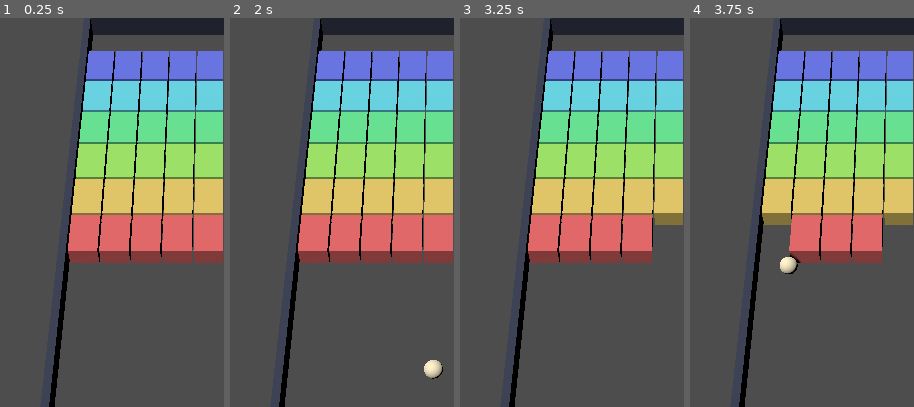
Above: before the commit, frames 1-4 (left to right).
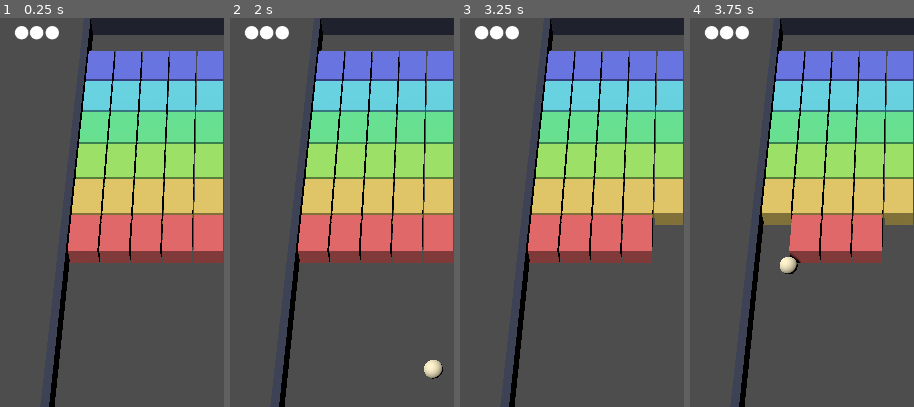
Above: after the commit, the same moments.

Repository: kjw5541a-hash/3DBlockBreaker
Game: Godot game, scene res://scenes/game.tscn
Same seed, same stepped clock (60 frames per second), same inputs: the game is played once before the commit and once after it.
Inputs (mouse positions are % of the whole screen's width and height, from its top left):
- Up to frame 1 (0.25 s): no input
- Up to frame 2 (2 s): tap Enter at 0.5 s; move the mouse to (72, 45) at 0.52 s; click (72, 45) at 0.67 s; drag from (30, 55) to (45, 70) at 1.27 s
- Up to frame 3 (3.25 s): move the mouse to (60, 27) at 2.02 s; click (60, 27) at 2.17 s; drag from (45, 70) to (20, 34) at 2.77 s
- Up to frame 4 (3.75 s): move the mouse to (80, 65) at 3.52 s; click (80, 65) at 3.67 s
The pictures show only the part of the screen within x 0-50%, y 4-54%; the shares and areas given below are measured in that part.

The runs differ from the first frame. In frame 1, 0.5% of the frame differs, in the area x 6-27%, y 2-6%; in frame 2, 0.5%; in frame 3, 0.5%; in frame 4, 0.5%.

Commit message:
feat: HUD 에 교착 예산을 점 세 개로 보여준다
블럭을 못 깨고 패들에만 세 번 튕기면 목숨을 잃는데, 그 카운터가 화면에
없었다. 블럭 3종이 들어오면서 이게 억울해진다 — 단단 블럭을 두 번 치고
불괴 블럭을 한 번 스치면 아무 경고 없이 목숨이 날아가고, 규칙 때문인지
사고인지 구별할 단서가 화면에 없다.

규칙은 그대로 두고 보이게만 한다. 카운터에 부분 리셋 같은 걸 넣으면
브랜치 brick-types 가 막은 무한 반환면 구멍이 약한 형태로 되살아난다.

갱신은 값이 바뀐 프레임에만 문자열을 만든다. 120Hz 루프에서 매 프레임
문자열을 만들 이유가 없고, 이벤트로 거는 것보다 int 비교 하나가 짧다.

stall_text 는 예산을 넘긴 값도 받는다. 목숨을 잃는 순간의 카운터는
STALL_PADDLE_HITS 를 넘어설 수 있는데, clamp 가 없으면 음수 repeat 로
죽는다.

변이 테스트: step_once 에서 _sync_stall 을 빼면 "카운터가 올랐는데
라벨이 그대로다: ●●●", stall_text 를 항상 꽉 찬 점으로 만들면 "한 번
튕겼는데 점이 안 꺼졌다: ●●●" 로 실패한다.

Co-Authored-By: Claude Opus 5 (1M context) <noreply@anthropic.com>

Diff:
--- a/scenes/game.tscn
+++ b/scenes/game.tscn
@@ -29,6 +29,14 @@
 offset_bottom = 64.0
 text = "목숨 3"
 
+[node name="Stall" type="Label" parent="HUD"]
+offset_left = 24.0
+offset_top = 68.0
+offset_right = 320.0
+offset_bottom = 112.0
+theme_override_font_sizes/font_size = 28
+text = "●●●"
+
 [node name="Version" type="Label" parent="HUD"]
 offset_left = 24.0
 offset_top = 1228.0
--- a/scripts/game.gd
+++ b/scripts/game.gd
@@ -4,11 +4,15 @@
 @onready var camera: Camera3D = $Camera3D
 @onready var lives_label: Label = $HUD/Lives
 @onready var version_label: Label = $HUD/Version
+@onready var stall_label: Label = $HUD/Stall
 
 var field: PlayField
 # 손가락이 닿기 전에는 패들을 제자리에 둔다.
 var _target: Vector2
 var _trail: BallTrail
+# 마지막으로 화면에 찍은 교착 카운터. 값이 그대로면 문자열을 새로 안 만든다 —
+# 120Hz 로 도는 루프에서 매 프레임 문자열을 만들 이유가 없다.
+var _shown_stall: int = -1
 
 func _ready() -> void:
 	field = PlayField.new()
@@ -18,6 +22,7 @@
 	# 어느 브랜치의 어느 커밋인지 눈으로 구별하려는 것이다.
 	version_label.text = str(ProjectSettings.get_setting("application/config/version"))
 	_update_hud()
+	_sync_stall()
 	_trail = BallTrail.new()
 	board.add_child(_trail)
 
@@ -28,6 +33,7 @@
 func step_once(delta: float) -> void:
 	var r := field.step(_target, delta)
 	board.sync(field)
+	_sync_stall()
 	if bool(r["lost"]):
 		_trail.reset()
 		# 마지막 목숨을 잃으면 처음부터 다시 — 1단계에는 게임오버 화면이 없다.
@@ -70,3 +76,18 @@
 
 func _update_hud() -> void:
 	lives_label.text = "목숨 %d" % field.lives
+
+# 남은 점이 곧 남은 예산이다. 이 카운터는 안 보이면 억울하다 — 단단 블럭을 두 번
+# 치고 불괴 블럭을 한 번 스치면 경고 없이 목숨이 날아가는데, 그게 규칙 때문인지
+# 사고인지 화면에 아무 단서가 없다.
+static func stall_text(hits: int) -> String:
+	var used := clampi(hits, 0, Tuning.STALL_PADDLE_HITS)
+	var left := Tuning.STALL_PADDLE_HITS - used
+	return "●".repeat(left) + "○".repeat(used)
+
+# 값이 바뀐 프레임에만 문자열을 만든다. 나머지 프레임은 int 비교 하나로 끝난다.
+func _sync_stall() -> void:
+	if field.paddle_hits_since_brick == _shown_stall:
+		return
+	_shown_stall = field.paddle_hits_since_brick
+	stall_label.text = stall_text(_shown_stall)
--- a/tests/test_game_smoke.gd
+++ b/tests/test_game_smoke.gd
@@ -11,6 +11,8 @@
 	_test_scene_loads_and_runs()
 	_test_life_loss_clears_trail()
 	_test_last_life_restarts()
+	_test_stall_dots_show_remaining_budget()
+	_test_stall_dots_follow_the_counter()
 	await _test_screen_point_maps_to_board()
 	await _test_board_fits_in_camera()
 	print("test_game_smoke: OK")
@@ -156,3 +158,54 @@
 			assert(ah < half_h, "판 귀퉁이 (%f, %f) 가 좌우로 화면 밖이다: %f도 > %f도"
 				% [u, v, rad_to_deg(ah), rad_to_deg(half_h)])
 	g.free()
+
+# 남은 점이 곧 남은 예산이다. 규칙 자체는 안 건드리고 보이게만 한다 —
+# 안 보이면 단단 블럭을 두 번 치고 불괴를 한 번 스쳤을 때 왜 죽었는지
+# 알 방법이 없다.
+func _test_stall_dots_show_remaining_budget() -> void:
+	var packed := load("res://scenes/game.tscn") as PackedScene
+	var g := packed.instantiate()
+	root.add_child(g)
+	g._ready()
+	assert(g.stall_text(0).length() == Tuning.STALL_PADDLE_HITS,
+		"점 개수가 예산과 다르다: %s" % g.stall_text(0))
+	assert(g.stall_text(0).count("●") == Tuning.STALL_PADDLE_HITS,
+		"안 튕겼는데 점이 꺼져 있다: %s" % g.stall_text(0))
+	assert(g.stall_text(1).count("●") == Tuning.STALL_PADDLE_HITS - 1,
+		"한 번 튕겼는데 점이 안 꺼졌다: %s" % g.stall_text(1))
+	assert(g.stall_text(Tuning.STALL_PADDLE_HITS).count("●") == 0,
+		"예산을 다 썼는데 켜진 점이 남았다: %s" % g.stall_text(Tuning.STALL_PADDLE_HITS))
+	# 목숨을 잃는 순간의 카운터는 예산을 넘을 수 있다. 그때 문자열이
+	# 길어지거나 음수 repeat 로 죽으면 안 된다.
+	assert(g.stall_text(Tuning.STALL_PADDLE_HITS + 5).length() == Tuning.STALL_PADDLE_HITS,
+		"예산을 넘긴 값에서 점 개수가 늘었다: %s" % g.stall_text(Tuning.STALL_PADDLE_HITS + 5))
+	g.free()
+
+# 라벨이 실제로 카운터를 따라가는지. stall_text 만 맞고 배선이 없으면
+# 화면은 영영 ●●● 다.
+func _test_stall_dots_follow_the_counter() -> void:
+	var packed := load("res://scenes/game.tscn") as PackedScene
+	var g := packed.instantiate()
+	root.add_child(g)
+	g._ready()
+	assert(g.stall_label.text == g.stall_text(0),
+		"시작 상태가 안 찍혔다: %s" % g.stall_label.text)
+	# 패들과 블럭 띠 사이의 빈 구간에 정지시킨다. 패들에 붙여 두면 한 프레임
+	# 만에 다시 튕겨 카운터가 저절로 올라가고, 블럭 띠에 두면 깨져서 리셋된다 —
+	# 둘 다 이 테스트가 재려는 것과 무관한 이유로 값이 움직인다.
+	g.field.attached = false
+	g.field.ball_pos = Vector2(0.0, Tuning.BRICK_BOTTOM_V * 0.5)
+	g.field.ball_vel = Vector2.ZERO
+	g.field.paddle_hits_since_brick = 1
+	g.step_once(1.0 / 120.0)
+	assert(g.field.paddle_hits_since_brick == 1,
+		"테스트가 헛돈다 — 세워 둔 카운터가 저절로 움직였다: %d"
+		% g.field.paddle_hits_since_brick)
+	assert(g.stall_label.text == g.stall_text(1),
+		"카운터가 올랐는데 라벨이 그대로다: %s" % g.stall_label.text)
+	# 블럭을 깨면 예산이 복구된다. 그 복구도 화면에 보여야 한다.
+	g.field.paddle_hits_since_brick = 0
+	g.step_once(1.0 / 120.0)
+	assert(g.stall_label.text == g.stall_text(0),
+		"카운터가 리셋됐는데 라벨이 안 돌아왔다: %s" % g.stall_label.text)
+	g.free()
